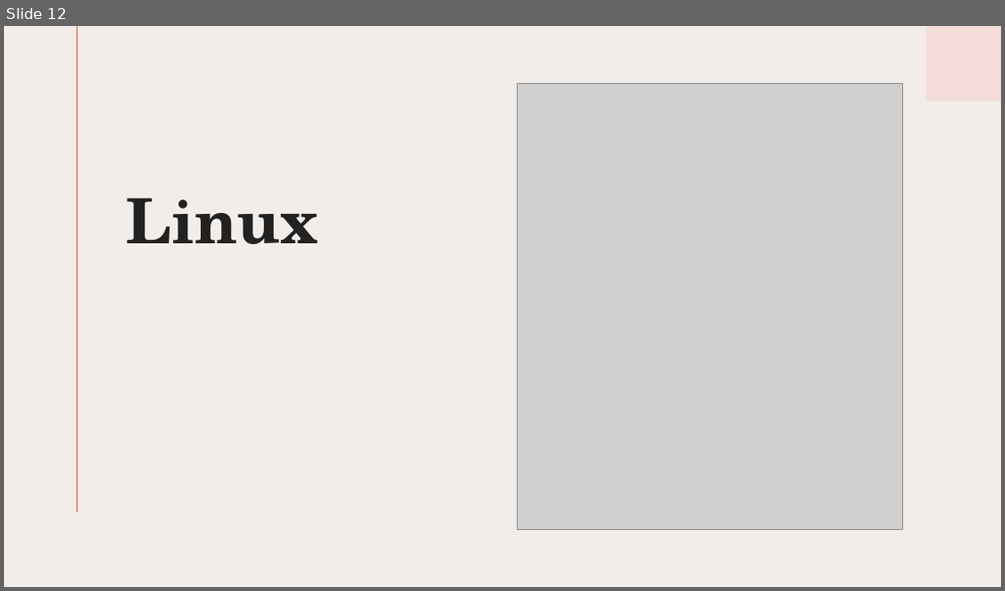
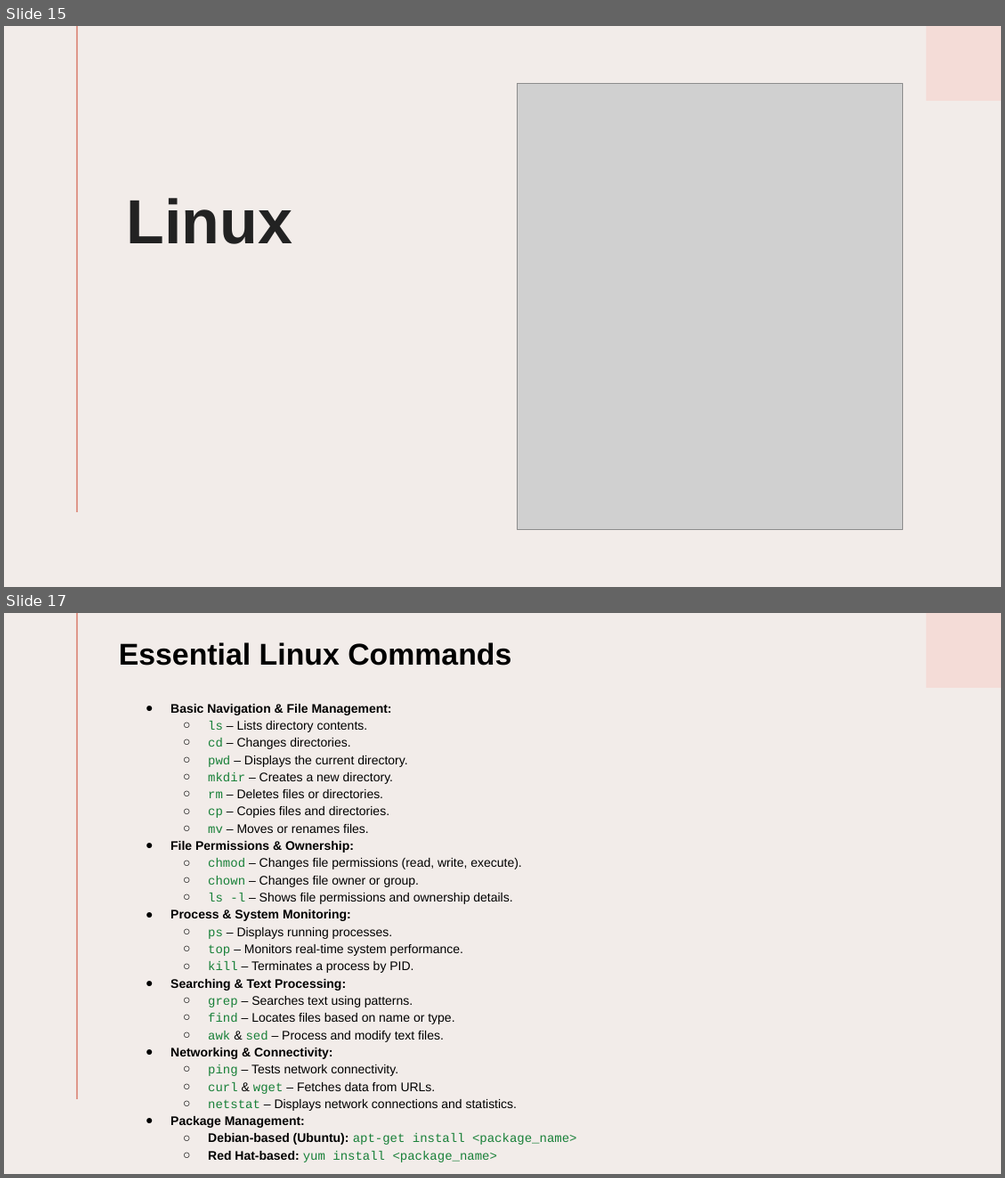
Before and after one commit to sub0101/muku, a slide deck: Presentation 3.pptx. Shown one above the other, each under a label of ours: slide 12 before the commit, slides 15 and 17 after it; the slides between them are not shown. The pictures are 1005x591 and 1005x1178 pixels, drawn with LibreOffice and Linux fonts; fonts in the diff are those of the drawing; grey boxes stand for pictures. Boxes give left, top, right and bottom in pixels: in the first picture for what was removed or moved away, otherwise in the second. Text is boxed around its words. In the diff, an @@ line names an element or a change of style, - is before the commit and + after.

```diff
--- a/Presentation 3.pptx
+++ b/Presentation 3.pptx
@@ slide 17 added at bbox=[4, 613, 1001, 1174], background #F2ECE9; not listed: 2 template elements that a slide beside it also shows @@
@@ text added at bbox=[119, 642, 511, 666], 29 pt, text #000000, bold @@
+Essential Linux Commands
@@ text added at bbox=[170, 704, 577, 1162], 12 pt, text #000000 @@
+● Basic Navigation & File Management:
+  ○ ls – Lists directory contents.
+  ○ cd – Changes directories.
+  ○ pwd – Displays the current directory.
+  ○ mkdir – Creates a new directory.
+  ○ rm – Deletes files or directories.
+  ○ cp – Copies files and directories.
+  ○ mv – Moves or renames files.
+● File Permissions & Ownership:
+  ○ chmod – Changes file permissions (read, write, execute).
+  ○ chown – Changes file owner or group.
+  ○ ls -l – Shows file permissions and ownership details.
+● Process & System Monitoring:
+  ○ ps – Displays running processes.
+  ○ top – Monitors real-time system performance.
+  ○ kill – Terminates a process by PID.
+● Searching & Text Processing:
+  ○ grep – Searches text using patterns.
+  ○ find – Locates files based on name or type.
+  ○ awk & sed – Process and modify text files.
+● Networking & Connectivity:
+  ○ ping – Tests network connectivity.
+  ○ curl & wget – Fetches data from URLs.
+  ○ netstat – Displays network connections and statistics.
+● Package Management:
+  ○ Debian-based (Ubuntu): apt-get install <package_name>
+  ○ Red Hat-based: yum install <package_name>
@@ what was slide 12 is now slide 15 @@
@@ slide 15 changed as well @@
@@ background #F3EDEA to #F2ECE9 @@
@@ title "Linux" at bbox=[127, 198, 292, 244]: font TeX Gyre Schola to Arial @@
```
Also in this commit, not shown: 10 other slides changed, 6 other slides added, 4 slides removed.
